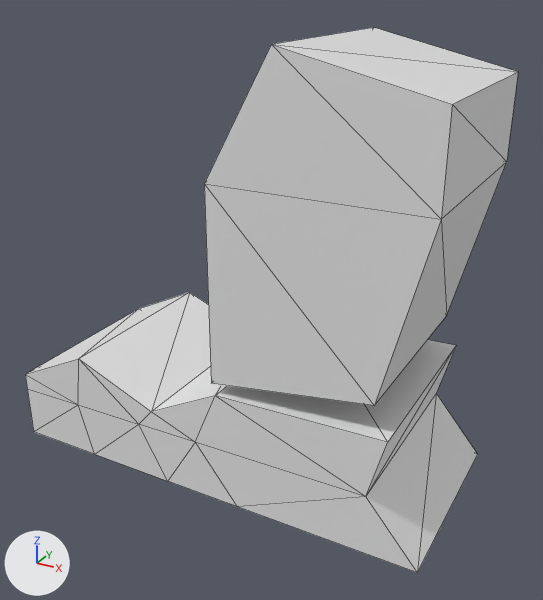
The glTF model worms/source/dist/worm.gltf as it was, and as the next commit left it.
The view is the same before and after, from a 50 mm lens placed at (2.41, -6.05, 3.38), pointed at (-0.86, -0.11, 0.41). Arrows for +X, +Y and +Z are at lower left; the lights stay in place. Mesh edges are drawn as thin lines. Where no turn or scale is listed for an object, it has been applied to the vertices.
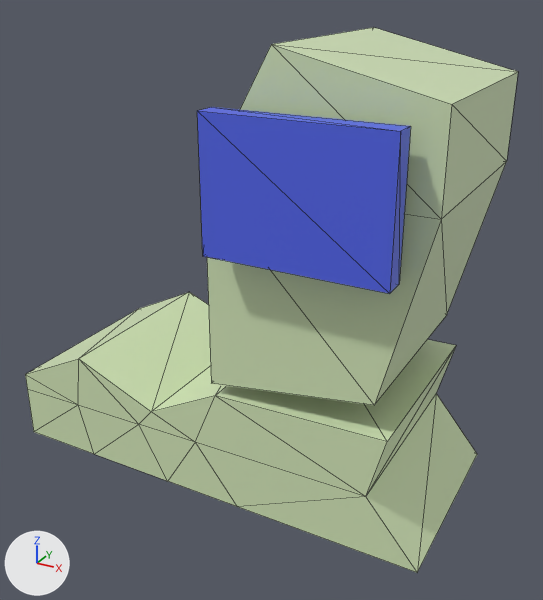
Boxes (x1, y1, x2, y2) around the edits, measured in the pictures (543 x 600 px):
'Cube', recoloured (white to green)
    both: (204, 27, 518, 405)
'Cube.001', recoloured (white to green)
    both: (25, 292, 478, 572)
'worm_hair', added (blue)
    after: (197, 107, 411, 294)

The change, as a diff of the scene's bpy script:
```diff
--- a/worms/source/dist/worm.gltf.py
+++ b/worms/source/dist/worm.gltf.py
@@ mat_mat_worm_body @@
+mat_mat_worm_body = principled_material('mat_worm_body')
+mat_mat_worm_body.base_color = (0.663, 0.8, 0.489)  # green #d5e7ba
+mat_mat_worm_body.roughness = 0.4
@@ mat_mat_worm_hair @@
+mat_mat_worm_hair = principled_material('mat_worm_hair')
+mat_mat_worm_hair.base_color = (0.0854, 0.131, 0.8)  # blue #5265e7
@@ me_cube @@
 me_cube.from_pydata(...)  # 12 vertices, 20 faces; spans x -1.0..1.0, y -1.0..1.0, z -1.0..1.24
-me_cube.materials.append(mat_material)  # white #e7e7e7
+me_cube.materials.append(mat_mat_worm_body)  # green #d5e7ba
@@ me_cube_001 @@
 me_cube_001.from_pydata(...)  # 30 vertices, 56 faces; spans x -1.0..1.0, y -1.0..1.0, z -1.0..1.19
+me_cube_001.materials.append(mat_mat_worm_body)  # green #d5e7ba
@@ me_cube_003 @@
+me_cube_003.from_pydata(...)  # a box spanning x -0.8..0.8, y -0.1..0.1, z -0.58..0.58
+me_cube_003.materials.append(mat_mat_worm_hair)  # blue #5265e7
@@ ob_worm_hair @@
+ob_worm_hair = bpy.data.objects.new('worm_hair', me_cube_003)
+ob_worm_hair.location = (-0.03, -1.22, 1.84)
```
